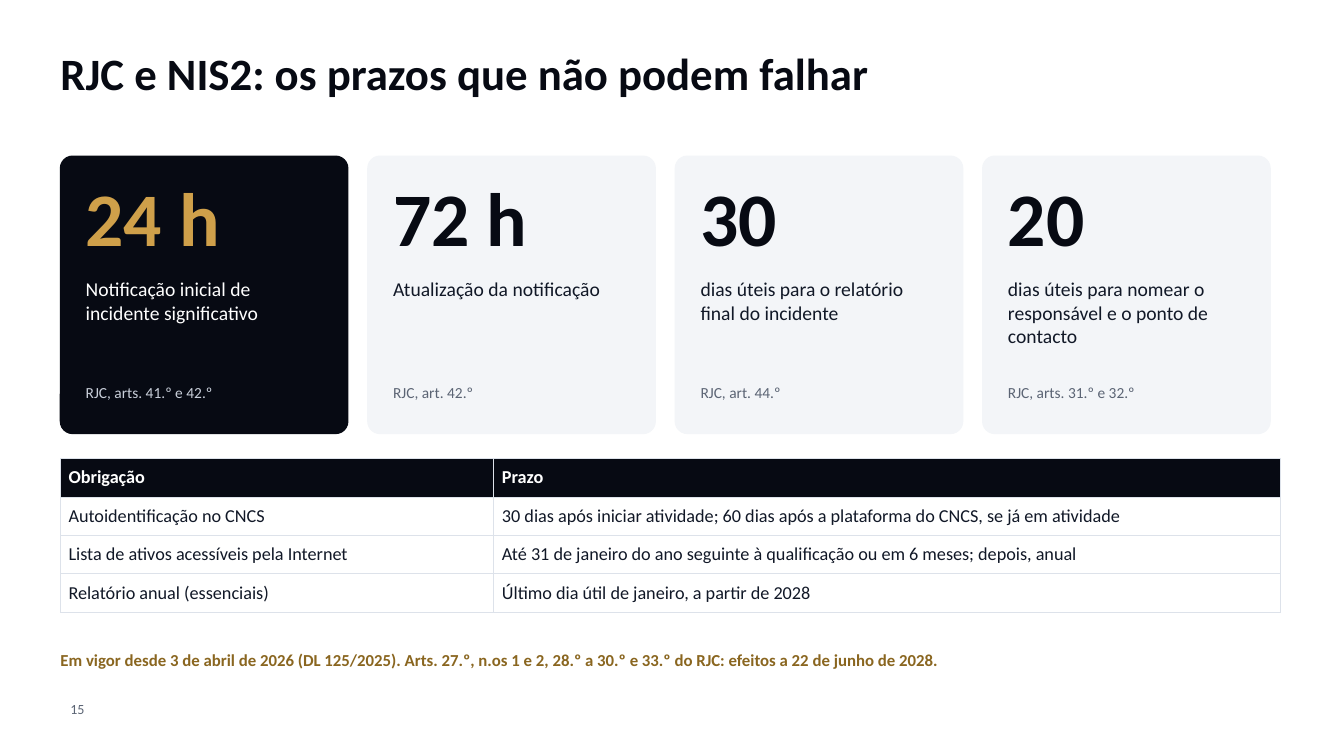
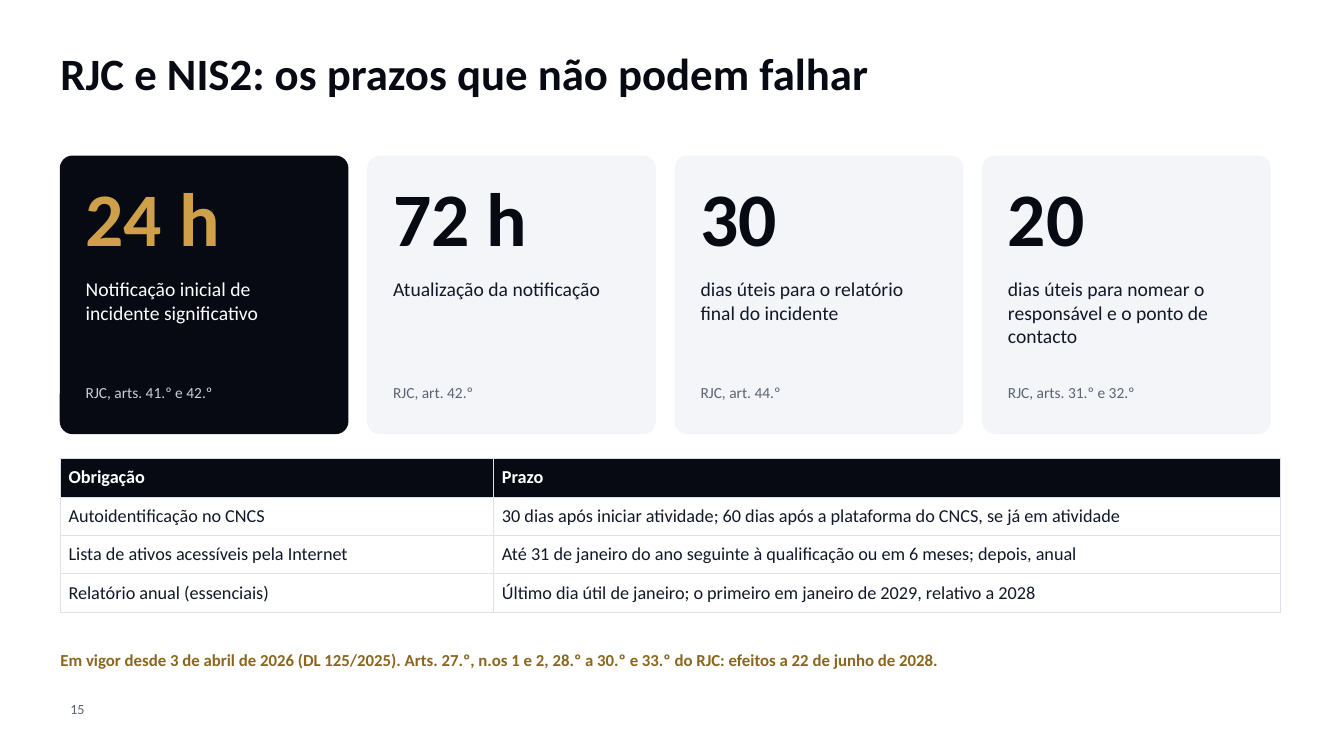
Before and after one commit to dbastoscarvalho23/Securematurity, a slide deck: slide 15 of docs/onboarding/AnkoraOne-Apresentacao-Onboarding.pptx. Drawn at 1344x756 pixels with LibreOffice and Linux fonts; fonts in the diff are those of the drawing; background and template pictures are left out. Boxes give left, top, right and bottom in pixels: in the first picture for what was removed or moved away, otherwise in the second. Text is boxed around its words. In the diff, an @@ line names an element or a change of style, - is before the commit and + after.

```diff
--- a/docs/onboarding/AnkoraOne-Apresentacao-Onboarding.pptx
+++ b/docs/onboarding/AnkoraOne-Apresentacao-Onboarding.pptx
@@ table at [60, 459, 1280, 606] @@
-row 4, column 2: Último dia útil de janeiro, a partir de 2028
+row 4, column 2: Último dia útil de janeiro; o primeiro em janeiro de 2029, relativo a 2028
```
Also in this commit, not shown: 1 other slide changed, 13 other files.
